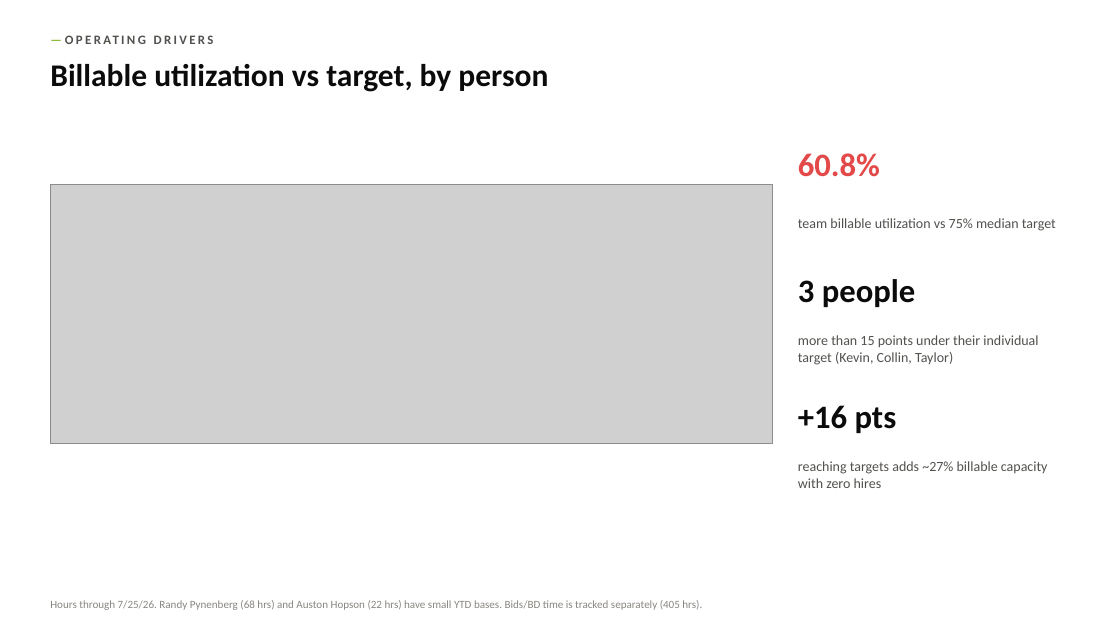
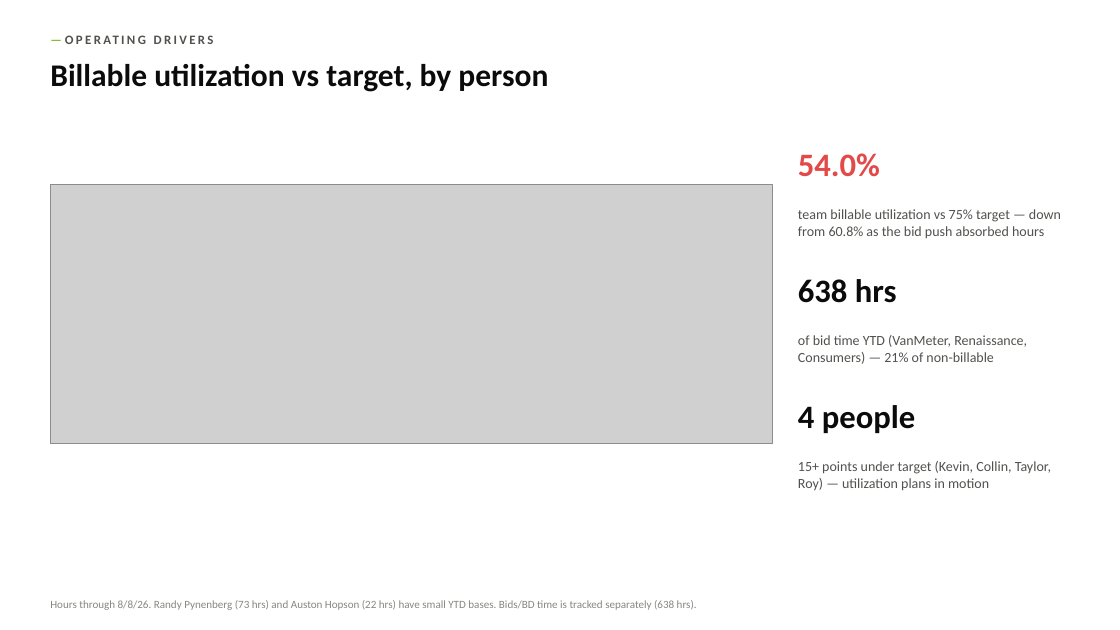
Before and after one commit to codlingjim-debug/CVR---Financial, a slide deck: slide 9 of reports/CVR_Deck_Jun2026.pptx. Drawn at 1120x630 pixels with LibreOffice and Linux fonts; fonts in the diff are those of the drawing; grey boxes stand for pictures. Boxes give left, top, right and bottom in pixels: in the first picture for what was removed or moved away, otherwise in the second. Text is boxed around its words. In the diff, an @@ line names an element or a change of style, - is before the commit and + after.

```diff
--- a/reports/CVR_Deck_Jun2026.pptx
+++ b/reports/CVR_Deck_Jun2026.pptx
@@ text at box(798, 153, 880, 177): text changed @@
-60.8%
+54.0%
@@ text at box(798, 209, 1061, 239): text changed @@
-team billable utilization vs 75% median target
+team billable utilization vs 75% target — down from 60.8% as the bid push absorbed hours
@@ text at box(798, 279, 897, 303): text changed @@
-3 people
+638 hrs
@@ text at box(798, 335, 1027, 364): text changed @@
-more than 15 points under their individual target (Kevin, Collin, Taylor)
+of bid time YTD (VanMeter, Renaissance, Consumers) — 21% of non-billable
@@ text at box(798, 405, 915, 433): text changed @@
-+16 pts
+4 people
@@ text at box(798, 461, 1051, 491): text changed @@
-reaching targets adds ~27% billable capacity with zero hires
+15+ points under target (Kevin, Collin, Taylor, Roy) — utilization plans in motion
@@ text at box(50, 600, 697, 610): text changed @@
-Hours through 7/25/26. Randy Pynenberg (68 hrs) and Auston Hopson (22 hrs) have small YTD bases. Bids/BD time is tracked separately (405 hrs).
+Hours through 8/8/26. Randy Pynenberg (73 hrs) and Auston Hopson (22 hrs) have small YTD bases. Bids/BD time is tracked separately (638 hrs).
```
Also in this commit, not shown: 8 other slides changed, 1 slide added, 7 other files.
